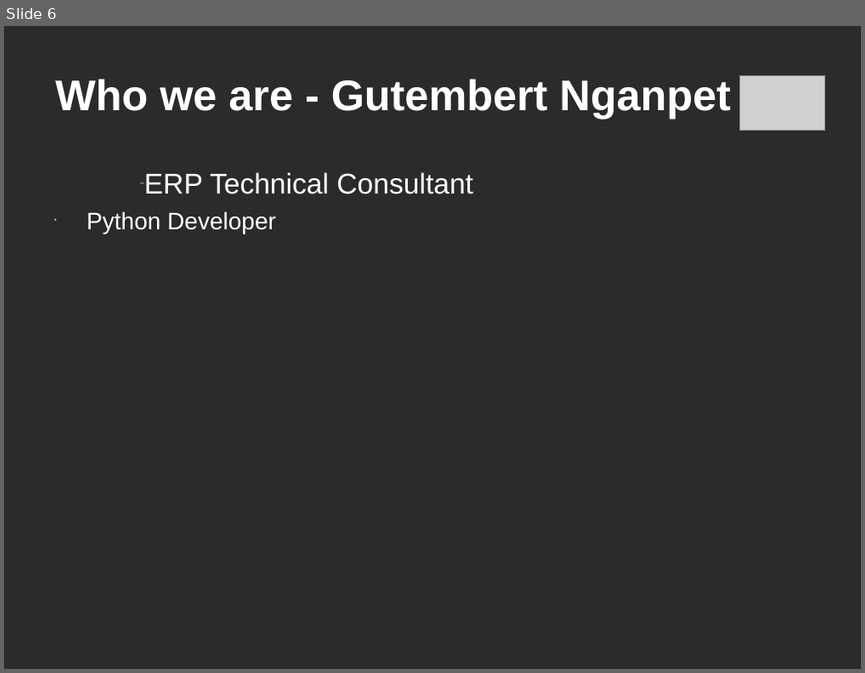
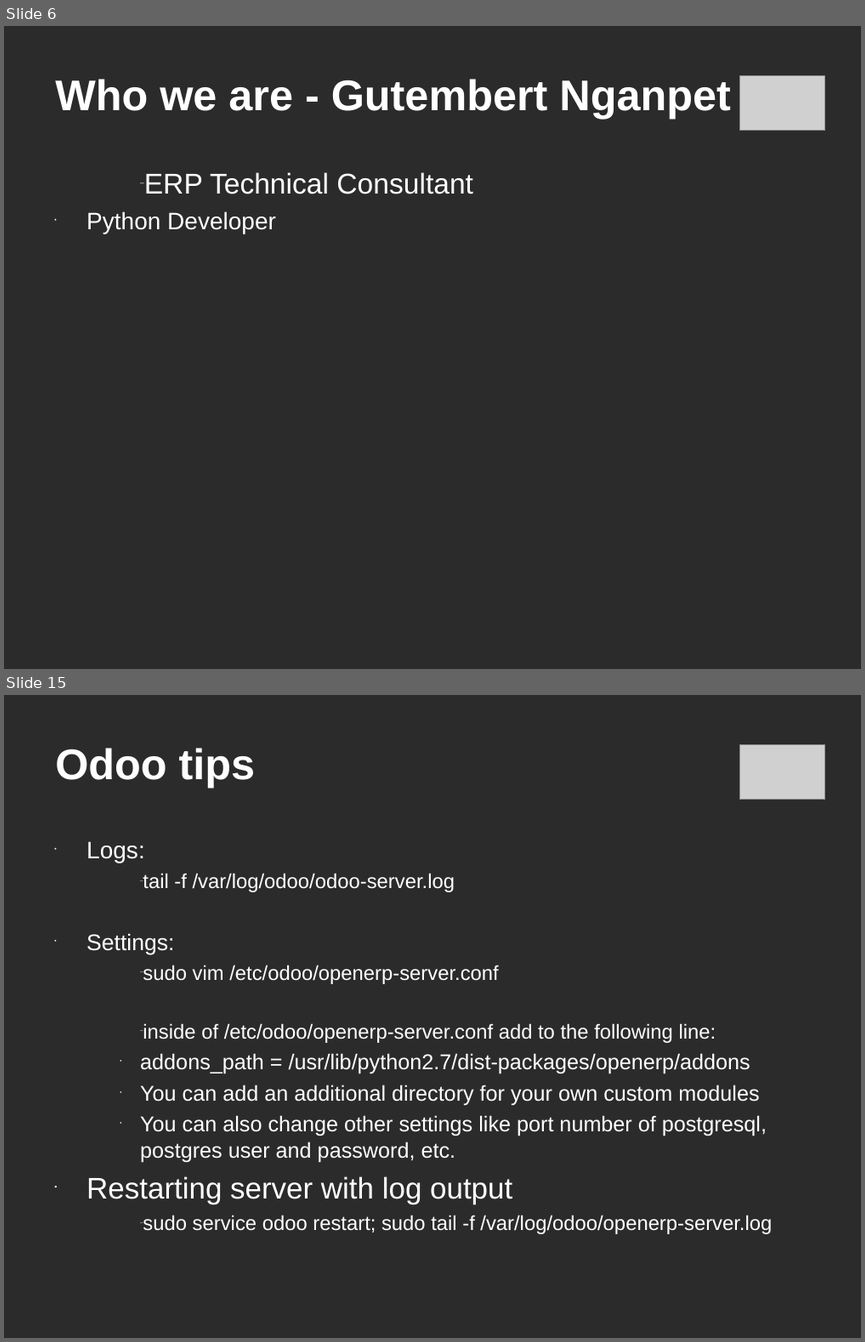
Before and after one commit to c-goosen/ctpug_11_july, a slide deck: Presentation/ctpug-odoo-11_july.ppt. Shown one above the other, each under a label of ours: slide 6 before the commit, slides 6 and 15 after it; the slides between them are not shown. The pictures are 865x673 and 865x1342 pixels, drawn with LibreOffice and Linux fonts; fonts in the diff are those of the drawing; grey boxes stand for pictures; background and template pictures are left out; a plain dark background stands for a picture behind light text. Boxes give left, top, right and bottom in pixels: in the first picture for what was removed or moved away, otherwise in the second. Text is boxed around its words. In the diff, an @@ line names an element or a change of style, - is before the commit and + after.

Commit message:
Added more slides

```diff
--- a/Presentation/ctpug-odoo-11_july.ppt
+++ b/Presentation/ctpug-odoo-11_july.ppt
@@ slide 15 added at (4,695,861,1338), background picture (left out) @@
@@ picture added at (739,744,825,800) @@
@@ title added at (55,748,256,788), 36 pt, text #FFFFFF, bold @@
+Odoo tips
@@ text added at (86,841,772,1234), 18 pt, text #FFFFFF @@
+• Logs:
+  – tail -f /var/log/odoo/odoo-server.log
+• Settings:
+  – sudo vim /etc/odoo/openerp-server.conf
+  – inside of /etc/odoo/openerp-server.conf add to the following line:
+    • addons_path = /usr/lib/python2.7/dist-packages/openerp/addons
+    • You can add an additional directory for your own custom modules
+    • You can also change other settings like port number of postgresql, postgres user and password, etc.
+• Restarting server with log output
+  – sudo service odoo restart; sudo tail -f /var/log/odoo/openerp-server.log
```
Also in this commit, not shown: 8 other slides added, 5 other files.
